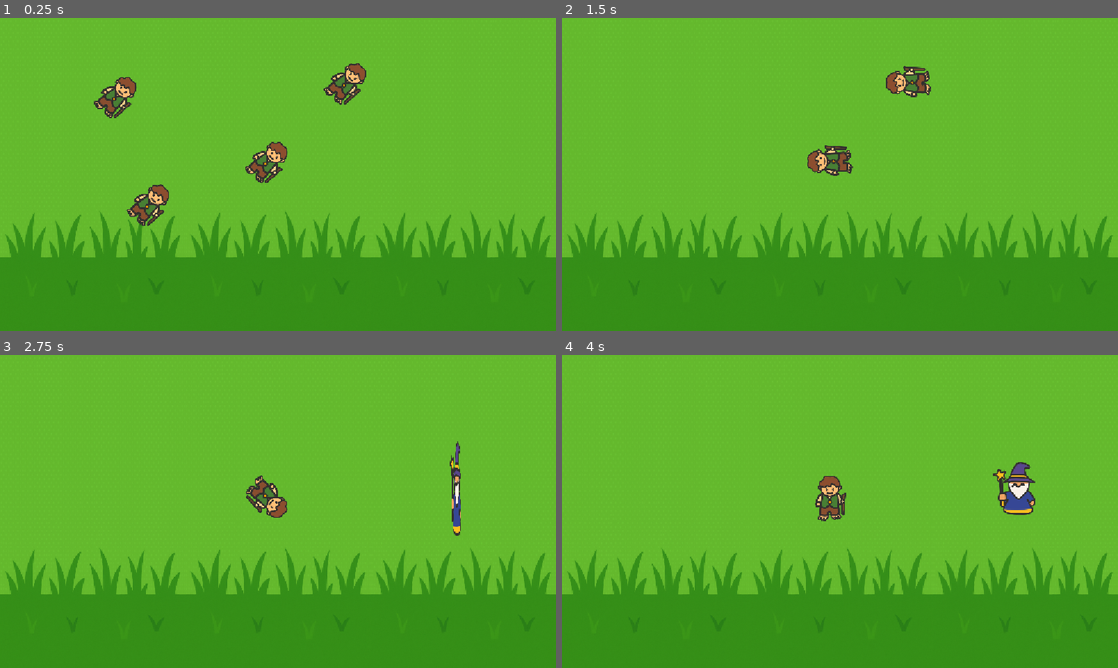
Above: before the commit, frames 1-4 (two rows, left to right).
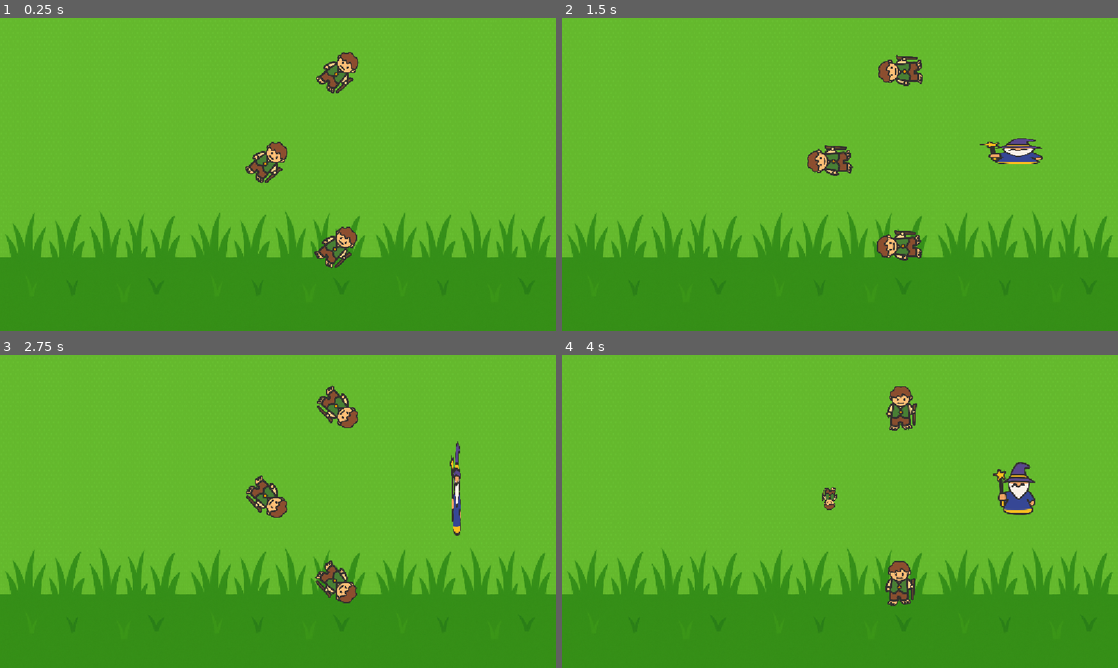
Above: after the commit, the same moments.

Repository: ligarius20fps/kurs-godot
Game: Godot game, scene res://Scenes/World/World.tscn
The game is run twice, just before and just after one commit, with the same random seed, the same clock (stepped at 60 frames per second) and the same inputs.
Inputs:
- Up to frame 1 (0.25 s): no input
- Up to frame 2 (1.5 s): no input
- Up to frame 3 (2.75 s): no input
- Up to frame 4 (4 s): no input

The runs differ from the first frame. In frame 1, 2.6% of the frame differs, in the area x 16-66%, y 10-80%; in frame 2, 2.0%; in frame 3, 1.2%; in frame 4, 1.7%.

Commit message:
własne sygnały

Diff:
--- a/dice-catcher/Scenes/Hero/Hero.gd
+++ b/dice-catcher/Scenes/Hero/Hero.gd
@@ -1,38 +1,21 @@
 class_name Hero
 extends Node2D
 
-## po ilu sekundach znika knajt
-@export var hide_sec:float = 2.0
-@onready var hide_timer: Timer = $HideTimer
+signal cast_spell
 
-"""
-var p_f: int = 0
-var ph_f: int = 0
+func _unhandled_input(event: InputEvent) -> void:
+	if event.is_action_pressed("hit_wizard"):
+		cast_spell.emit()
 
-func _init() -> void:
-	print("_init(%s %s)" % [get_instance_id(), name])
-
-func _enter_tree() -> void:
-	print("_enter_tree(%s %s)" % [get_instance_id(), name])
-
-func _exit_tree() -> void:
-	print("_exit_tree(%s %s)" % [get_instance_id(), name])
-
-func _physics_process(_delta: float) -> void:
-	ph_f += 1
-	print("_physics_process %d" % ph_f)
-"""
 
 # Called when the node enters the scene tree for the first time.
 func _ready() -> void:
-	hide_timer.start(hide_sec)
+	pass
 
 # knajt się kręci
 func _process(delta: float) -> void:
-	#p_f += 1
-	#print("_process %d" % p_f)
 	rotate(PI* delta)
 
-
-func _on_hide_timer_timeout() -> void:
-	hide()
+func spelled() -> void:
+	scale /= 2
+	set_process(false)
--- a/dice-catcher/Scenes/Wizard/Wizard.gd
+++ b/dice-catcher/Scenes/Wizard/Wizard.gd
@@ -2,6 +2,8 @@
 extends Node2D
 
 const MAX_SCALE = 2
+
+signal cast_spell
 
 @onready var appear_timer: Timer = $AppearTimer
 
@@ -23,3 +25,12 @@
 #pojawia się po 2 sekundach
 func _on_appear_timer_timeout() -> void:
 	show()
+
+
+func _on_cast_spell_timer_timeout() -> void:
+	print("ABRACADABRA !")
+	cast_spell.emit()
+
+func spelled() -> void:
+	scale /= 1.05
+	set_process(false)
--- a/dice-catcher/Scenes/Wizard/Wizard.tscn
+++ b/dice-catcher/Scenes/Wizard/Wizard.tscn
@@ -12,8 +12,13 @@
 texture = ExtResource("1_ui2fd")
 
 [node name="AppearTimer" type="Timer" parent="." unique_id=223039373]
-wait_time = 2.0
+one_shot = true
+autostart = true
+
+[node name="CastSpellTimer" type="Timer" parent="." unique_id=1892825823]
+wait_time = 3.0
 one_shot = true
 autostart = true
 
 [connection signal="timeout" from="AppearTimer" to="." method="_on_appear_timer_timeout"]
+[connection signal="timeout" from="CastSpellTimer" to="." method="_on_cast_spell_timer_timeout"]
--- /dev/null
+++ b/dice-catcher/Scenes/World/World.gd
@@ -0,0 +1,11 @@
+extends Node
+
+@onready var hero: Hero = $Hero
+@onready var wizard: Wizard = $Wizard
+
+func _on_wizard_cast_spell() -> void:
+	hero.spelled()
+
+
+func _on_hero_cast_spell() -> void:
+	wizard.spelled()
--- a/dice-catcher/Scenes/World/World.tscn
+++ b/dice-catcher/Scenes/World/World.tscn
@@ -1,10 +1,12 @@
 [gd_scene format=3 uid="uid://j4607dm30by6"]
 
 [ext_resource type="Texture2D" uid="uid://dpafuhfubm2do" path="res://Assets/Bg.png" id="1_0nbjp"]
+[ext_resource type="Script" uid="uid://dcnsrk00g6876" path="res://Scenes/World/World.gd" id="1_5jr8x"]
 [ext_resource type="PackedScene" uid="uid://bb4mxuh5kl6r3" path="res://Scenes/Hero/Hero.tscn" id="2_xf6vi"]
 [ext_resource type="PackedScene" uid="uid://c5l1du0c0lurg" path="res://Scenes/Wizard/Wizard.tscn" id="3_ouhkt"]
 
 [node name="World" type="Node" unique_id=668695916]
+script = ExtResource("1_5jr8x")
 
 [node name="Bg" type="Sprite2D" parent="." unique_id=1114574219]
 texture = ExtResource("1_0nbjp")
@@ -13,18 +15,15 @@
 
 [node name="Hero" parent="." unique_id=600294332 instance=ExtResource("2_xf6vi")]
 position = Vector2(555, 297)
-hide_sec = 4.0
 
-[node name="Hero2" parent="." unique_id=428894093 instance=ExtResource("2_xf6vi")]
-position = Vector2(310, 385)
-hide_sec = 0.5
+[node name="Hero2" parent="." unique_id=449615388 instance=ExtResource("2_xf6vi")]
+position = Vector2(699, 473)
 
-[node name="Hero3" parent="." unique_id=89087169 instance=ExtResource("2_xf6vi")]
-position = Vector2(718, 134)
-
-[node name="Hero4" parent="." unique_id=336764659 instance=ExtResource("2_xf6vi")]
-position = Vector2(242, 162)
-hide_sec = 1.0
+[node name="Hero3" parent="." unique_id=267659511 instance=ExtResource("2_xf6vi")]
+position = Vector2(702, 111)
 
 [node name="Wizard" parent="." unique_id=490389942 instance=ExtResource("3_ouhkt")]
 position = Vector2(947, 276)
+
+[connection signal="cast_spell" from="Hero" to="." method="_on_hero_cast_spell"]
+[connection signal="cast_spell" from="Wizard" to="." method="_on_wizard_cast_spell"]
--- a/dice-catcher/project.godot
+++ b/dice-catcher/project.godot
@@ -24,6 +24,14 @@
 naming/scene_name_casing=1
 naming/script_name_casing=1
 
+[input]
+
+hit_wizard={
+"deadzone": 0.2,
+"events": [Object(InputEventJoypadButton,"resource_local_to_scene":false,"resource_name":"","device":-1,"button_index":0,"pressure":0.0,"pressed":false,"script":null)
+]
+}
+
 [physics]
 
 3d/physics_engine="Jolt Physics"
Not shown, added: dice-catcher/Scenes/World/World.gd.uid
